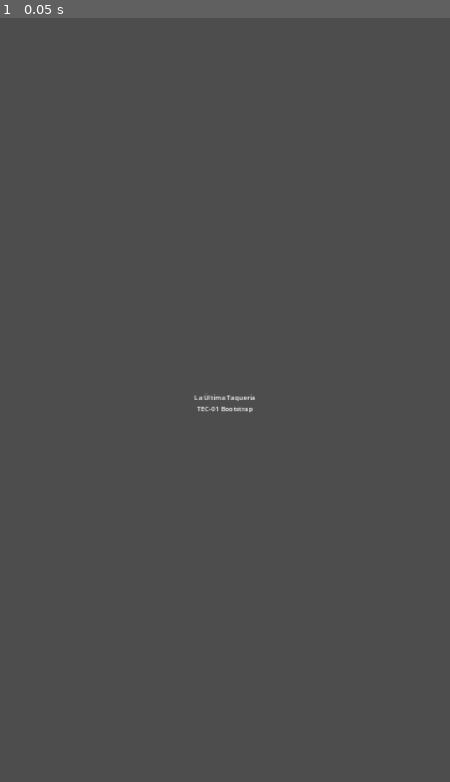
Above: before the commit, frame 1.
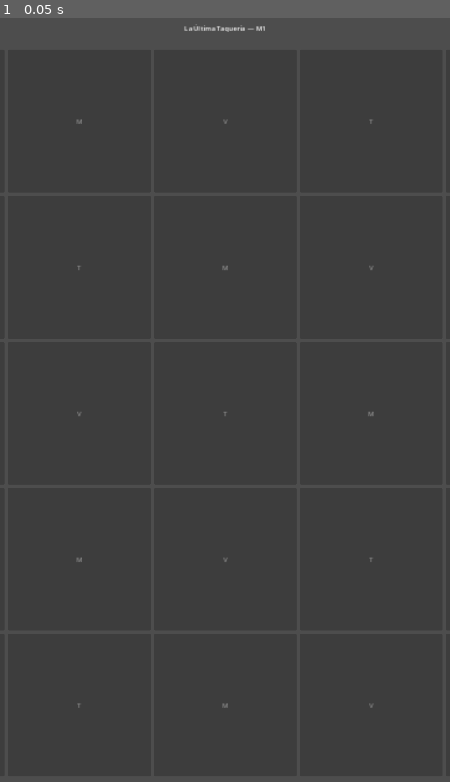
Above: after the commit, the same moment.

Repository: YorshG/LaUltimaTaqueria
Game: Godot game, scene res://scenes/Main.tscn
The game is run twice, just before and just after one commit, with the same random seed, the same clock (stepped at 60 frames per second) and the same inputs.
Inputs:
- Up to frame 1 (0.05 s): no input

The runs differ from the first frame. In frame 1, 0.2% of the frame differs, in the area x 17-83%, y 0-91%.

Commit message:
feat: mount BoardView in main scene

Diff:
--- a/scenes/Main.tscn
+++ b/scenes/Main.tscn
@@ -1,6 +1,7 @@
-[gd_scene load_steps=2 format=3]
+[gd_scene load_steps=3 format=3]
 
 [ext_resource type="Script" path="res://scripts/main.gd" id="1_main"]
+[ext_resource type="PackedScene" path="res://scenes/board/BoardView.tscn" id="2_board"]
 
 [node name="Main" type="Control"]
 layout_mode = 3
@@ -11,16 +12,32 @@
 grow_vertical = 2
 script = ExtResource("1_main")
 
-[node name="Center" type="CenterContainer" parent="."]
+[node name="Margin" type="MarginContainer" parent="."]
 layout_mode = 1
 anchors_preset = 15
 anchor_right = 1.0
 anchor_bottom = 1.0
 grow_horizontal = 2
 grow_vertical = 2
+theme_override_constants/margin_left = 24
+theme_override_constants/margin_top = 48
+theme_override_constants/margin_right = 24
+theme_override_constants/margin_bottom = 48
 
-[node name="Status" type="Label" parent="Center"]
+[node name="Content" type="VBoxContainer" parent="Margin"]
 layout_mode = 2
-text = "La Última Taquería\nTEC-01 Bootstrap"
+theme_override_constants/separation = 24
+
+[node name="Status" type="Label" parent="Margin/Content"]
+layout_mode = 2
+text = "La Última Taquería — M1"
 horizontal_alignment = 1
-vertical_alignment = 1
+
+[node name="BoardHost" type="AspectRatioContainer" parent="Margin/Content"]
+layout_mode = 2
+size_flags_vertical = 3
+ratio = 1.0
+stretch_mode = 3
+
+[node name="BoardView" parent="Margin/Content/BoardHost" instance=ExtResource("2_board")]
+layout_mode = 2
